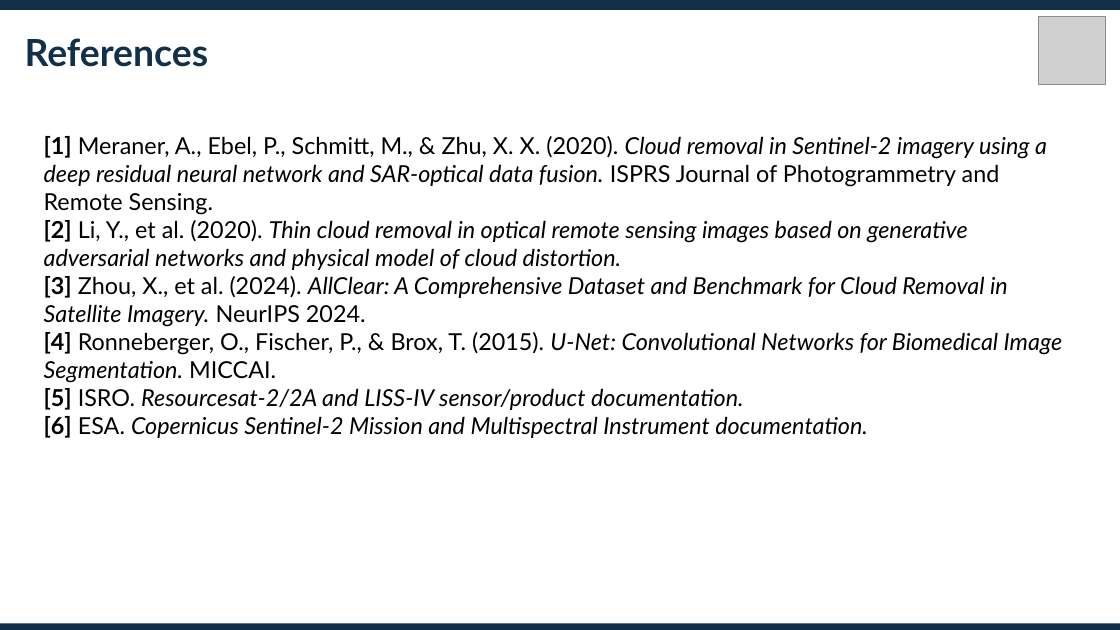
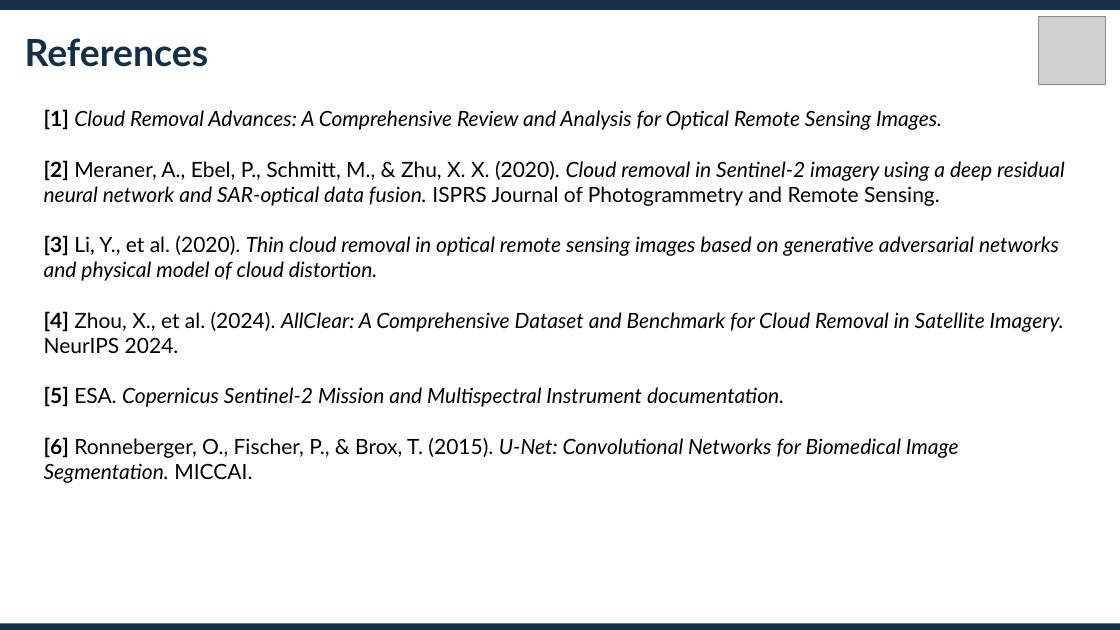
Before and after one commit to Mouryagna/Generative-AI-Based-Cloud-Removal-and-Reconstruction-for-LISS-IV-Satellite-Imagery, a slide deck: slide 10 of Presentation1.pptx. Drawn at 1120x630 pixels with LibreOffice and Linux fonts; fonts in the diff are those of the drawing; grey boxes stand for pictures. Boxes give left, top, right and bottom in pixels: in the first picture for what was removed or moved away, otherwise in the second. Text is boxed around its words. In the diff, an @@ line names an element or a change of style, - is before the commit and + after.

Commit message:
data configuration on going

```diff
--- a/Presentation1.pptx
+++ b/Presentation1.pptx
@@ text at (x1=44, y1=109, x2=1065, y2=483): text changed; size 20 to 18 pt @@
-[1] Meraner, A., Ebel, P., Schmitt, M., & Zhu, X. X. (2020). Cloud removal in Sentinel-2 imagery using a deep residual neural network and SAR-optical data fusion. ISPRS Journal of Photogrammetry and Remote Sensing.
-[2] Li, Y., et al. (2020). Thin cloud removal in optical remote sensing images based on generative adversarial networks and physical model of cloud distortion.
-[3] Zhou, X., et al. (2024). AllClear: A Comprehensive Dataset and Benchmark for Cloud Removal in Satellite Imagery. NeurIPS 2024.
-[4] Ronneberger, O., Fischer, P., & Brox, T. (2015). U-Net: Convolutional Networks for Biomedical Image Segmentation. MICCAI.
-[5] ISRO. Resourcesat-2/2A and LISS-IV sensor/product documentation.
-[6] ESA. Copernicus Sentinel-2 Mission and Multispectral Instrument documentation.
+[1] Cloud Removal Advances: A Comprehensive Review and Analysis for Optical Remote Sensing Images.
+[2] Meraner, A., Ebel, P., Schmitt, M., & Zhu, X. X. (2020). Cloud removal in Sentinel-2 imagery using a deep residual neural network and SAR-optical data fusion. ISPRS Journal of Photogrammetry and Remote Sensing.
+[3] Li, Y., et al. (2020). Thin cloud removal in optical remote sensing images based on generative adversarial networks and physical model of cloud distortion.
+[4] Zhou, X., et al. (2024). AllClear: A Comprehensive Dataset and Benchmark for Cloud Removal in Satellite Imagery. NeurIPS 2024.
+[5] ESA. Copernicus Sentinel-2 Mission and Multispectral Instrument documentation.
+[6] Ronneberger, O., Fischer, P., & Brox, T. (2015). U-Net: Convolutional Networks for Biomedical Image Segmentation. MICCAI.
```
Also in this commit, not shown: 3 other slides changed, 1 other file.
